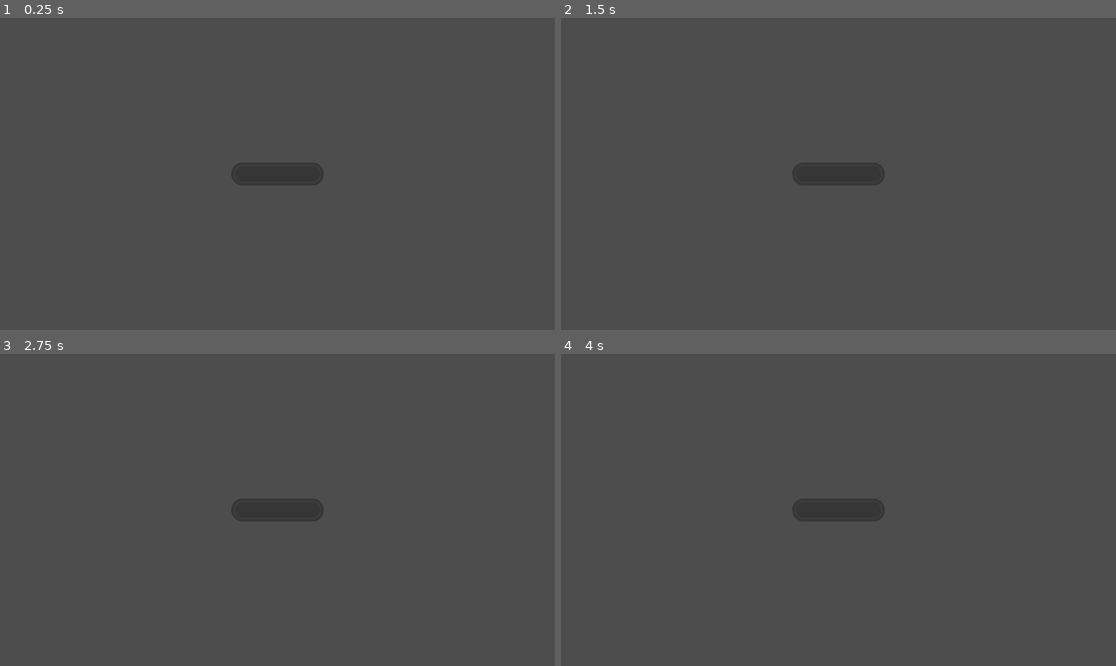
Above: before the commit, frames 1-4 (two rows, left to right).
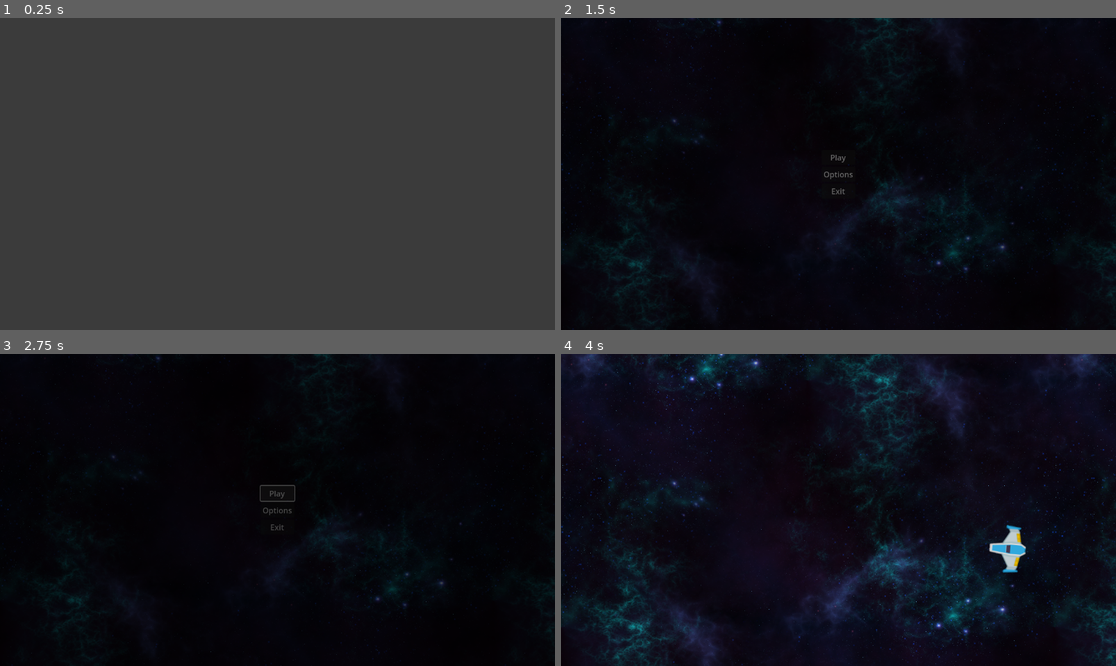
Above: after the commit, the same moments.

Repository: DavideZenobi/space-shooter-v2
Game: Godot game, scene res://levels/starter/starter.tscn
Two runs of this game, one before a commit and one after it. Both use one fixed random seed, a clock stepped at 60 frames per second and the inputs below. Before the commit the project starts from res://starter/starter.tscn.
Inputs (mouse positions are in pixels of both pictures, inside the frame that each line leads up to):
- Up to frame 1 (0.25 s): no input
- Up to frame 2 (1.5 s): tap Enter (ui_accept) at 0.5, 0.6, 0.77, 1.07 s; move the mouse to (960, 158) at 0.52 s; hold Right (ui_right) 0.53-1.25 s; click (838, 174) at 1.25 s, where only the run after the commit has a clickable "Options"
- Up to frame 3 (2.75 s): click (277, 494) at 2 s, where only the run after the commit has a clickable "Play"
- Up to frame 4 (4 s): click (838, 494) at 2.75 s, where only the run after the commit has a clickable "Play"; move the mouse to (727, 525) at 3.52 s; hold Right (ui_right) from 3.53 s (still down); tap Enter (ui_accept) at 3.6, 3.77 s

The runs differ from the first frame. In frame 2, 100% of the frame differs, in the area x 0-100%, y 0-100%; in frame 3, 100%; in frame 4, 100%.

Commit message:
big update, transfering from v1

Diff:
--- /dev/null
+++ b/common/backgrounds/background.tscn
@@ -0,0 +1,11 @@
+[gd_scene load_steps=2 format=3 uid="uid://32g37gejm625"]
+
+[ext_resource type="Texture2D" uid="uid://bfp5yaoutrpen" path="res://common/backgrounds/sprites/Blue_Nebula_01-1024x1024.png" id="1_saa0g"]
+
+[node name="Background" type="Parallax2D"]
+repeat_size = Vector2(1024, 0)
+autoscroll = Vector2(0, 120)
+
+[node name="Sprite2D" type="Sprite2D" parent="."]
+texture = ExtResource("1_saa0g")
+centered = false
--- /dev/null
+++ b/common/transition/transition_screen.gd
@@ -0,0 +1,22 @@
+extends CanvasLayer
+
+signal fade_out_finished;
+signal fade_in_finished;
+
+@onready var color_rect: ColorRect = $ColorRect;
+@onready var animation_player: AnimationPlayer = $AnimationPlayer;
+
+func _ready() -> void:
+	color_rect.visible = false;
+
+func _on_animation_finished(animation_name: StringName) -> void:
+	if animation_name == "fade_in":
+		color_rect.visible = false;
+		emit_signal("fade_in_finished");
+	elif animation_name == "fade_out":
+		emit_signal("fade_out_finished");
+		animation_player.play("fade_in");
+
+func start_transition() -> void:
+	color_rect.visible = true;
+	animation_player.play("fade_out");
--- /dev/null
+++ b/common/transition/transition_screen.tscn
@@ -0,0 +1,74 @@
+[gd_scene load_steps=6 format=3 uid="uid://holbmoxp57xt"]
+
+[ext_resource type="Script" path="res://common/transition/transition_screen.gd" id="1_6ie2y"]
+
+[sub_resource type="Animation" id="Animation_o835f"]
+resource_name = "fade_out"
+tracks/0/type = "value"
+tracks/0/imported = false
+tracks/0/enabled = true
+tracks/0/path = NodePath("ColorRect:modulate")
+tracks/0/interp = 1
+tracks/0/loop_wrap = true
+tracks/0/keys = {
+"times": PackedFloat32Array(0, 1),
+"transitions": PackedFloat32Array(1, 1),
+"update": 0,
+"values": [Color(1, 1, 1, 0), Color(1, 1, 1, 1)]
+}
+
+[sub_resource type="Animation" id="Animation_tngbe"]
+length = 0.001
+tracks/0/type = "value"
+tracks/0/imported = false
+tracks/0/enabled = true
+tracks/0/path = NodePath("ColorRect:modulate")
+tracks/0/interp = 1
+tracks/0/loop_wrap = true
+tracks/0/keys = {
+"times": PackedFloat32Array(0),
+"transitions": PackedFloat32Array(1),
+"update": 0,
+"values": [Color(1, 1, 1, 0)]
+}
+
+[sub_resource type="Animation" id="Animation_hmvxo"]
+resource_name = "fade_in"
+tracks/0/type = "value"
+tracks/0/imported = false
+tracks/0/enabled = true
+tracks/0/path = NodePath("ColorRect:modulate")
+tracks/0/interp = 1
+tracks/0/loop_wrap = true
+tracks/0/keys = {
+"times": PackedFloat32Array(0, 1),
+"transitions": PackedFloat32Array(1, 1),
+"update": 0,
+"values": [Color(1, 1, 1, 1), Color(1, 1, 1, 0)]
+}
+
+[sub_resource type="AnimationLibrary" id="AnimationLibrary_x34kd"]
+_data = {
+"RESET": SubResource("Animation_tngbe"),
+"fade_in": SubResource("Animation_hmvxo"),
+"fade_out": SubResource("Animation_o835f")
+}
+
+[node name="TransitionScreen" type="CanvasLayer"]
+script = ExtResource("1_6ie2y")
+
+[node name="ColorRect" type="ColorRect" parent="."]
+modulate = Color(1, 1, 1, 0)
+anchors_preset = 15
+anchor_right = 1.0
+anchor_bottom = 1.0
+grow_horizontal = 2
+grow_vertical = 2
+color = Color(0, 0, 0, 1)
+
+[node name="AnimationPlayer" type="AnimationPlayer" parent="."]
+libraries = {
+"": SubResource("AnimationLibrary_x34kd")
+}
+
+[connection signal="animation_finished" from="AnimationPlayer" to="." method="_on_animation_finished"]
--- a/data/enums.gd
+++ b/data/enums.gd
@@ -4,7 +4,7 @@
 enum Entities {
 	PLAYER,
 	ENEMY,
-	NPC
+	BULLETS,
 }
 
 ## ---------------------##
@@ -12,6 +12,8 @@
 ## ---------------------##
 
 enum Levels {
+	STARTER,
+	HOME_MENU,
 	LEVEL_1,
 	LEVEL_2,
 	LEVEL_3,
--- a/data/scenes_database.gd
+++ b/data/scenes_database.gd
@@ -1,10 +1,19 @@
 class_name ScenesDatabase
 
-var player: String = "res://entities/player/player.tscn";
+static var levels: Dictionary = {
+	Enums.Levels.HOME_MENU: "res://levels/home_menu/home_menu.tscn",
+	Enums.Levels.LEVEL_1: "res://levels/level_1.tscn",
+}
 
-var enemies: Dictionary = {
-	Enums.Enemies.TRACKER: "",
-	Enums.Enemies.LIGHTWEIGHT: "",
-	Enums.Enemies.TANK: "",
-	Enums.Enemies.BOMBARDIER: "",
+static var player: String = "res://entities/player/player.tscn";
+
+static var player_bullets: Dictionary = {
+	Enums.PlayerBullets.BASIC: "res://entities/bullets/player/basic/basic.tscn",
 }
+
+static var enemies: Dictionary = {
+	Enums.Enemies.TRACKER: "res://entities/enemies/tracker/tracker.tscn",
+	Enums.Enemies.LIGHTWEIGHT: "res://entities/enemies/lightweight/lightweight.tscn",
+	Enums.Enemies.TANK: "res://entities/enemies/tank/tank.tscn",
+	Enums.Enemies.BOMBARDIER: "res://entities/enemies/bombardier/bombardier.tscn",
+}
--- /dev/null
+++ b/entities/bullets/bullet.gd
@@ -0,0 +1,18 @@
+class_name Bullet
+extends Node2D
+
+@export var damage: int = 10;
+@export var speed: int = 3000;
+
+var has_collided: bool = false;
+
+func _physics_process(delta: float) -> void:
+	position += Vector2.RIGHT.rotated(rotation) * speed * delta;
+
+func _on_area_entered(area: Area2D) -> void:
+	if has_collided:
+		return;
+
+
+func _on_screen_exited() -> void:
+	queue_free();
--- /dev/null
+++ b/entities/bullets/player/basic/basic.tscn
@@ -0,0 +1,26 @@
+[gd_scene load_steps=4 format=3 uid="uid://lm7psim6hc31"]
+
+[ext_resource type="Texture2D" uid="uid://ctcu82aejj2jh" path="res://entities/bullets/player/basic/sprites/basic_blue_01.png" id="1_4ebix"]
+[ext_resource type="Script" path="res://entities/bullets/bullet.gd" id="1_g6hc1"]
+
+[sub_resource type="RectangleShape2D" id="RectangleShape2D_2bb65"]
+size = Vector2(52, 8)
+
+[node name="Basic" type="Node2D"]
+script = ExtResource("1_g6hc1")
+
+[node name="Sprite2D" type="Sprite2D" parent="."]
+rotation = 1.5708
+texture = ExtResource("1_4ebix")
+
+[node name="Area2D" type="Area2D" parent="."]
+
+[node name="CollisionShape2D" type="CollisionShape2D" parent="Area2D"]
+position = Vector2(1, 0)
+shape = SubResource("RectangleShape2D_2bb65")
+
+[node name="VisibleOnScreenNotifier2D" type="VisibleOnScreenNotifier2D" parent="."]
+position = Vector2(1, 2.38419e-07)
+scale = Vector2(2.6, 0.4)
+
+[connection signal="screen_exited" from="VisibleOnScreenNotifier2D" to="." method="_on_screen_exited"]
--- /dev/null
+++ b/entities/enemies/bombardier/bombardier.tscn
@@ -0,0 +1,3 @@
+[gd_scene format=3 uid="uid://blmylfxh2ahwd"]
+
+[node name="Bombardier" type="Node2D"]
--- /dev/null
+++ b/entities/enemies/lightweight/lightweight.tscn
@@ -0,0 +1,3 @@
+[gd_scene format=3 uid="uid://ds6ad6qtg3jw5"]
+
+[node name="Lightweight" type="Node2D"]
--- /dev/null
+++ b/entities/enemies/tank/tank.tscn
@@ -0,0 +1,3 @@
+[gd_scene format=3 uid="uid://dcd04smbhd1hu"]
+
+[node name="Tank" type="Node2D"]
--- a/entities/enemies/test1.tscn
+++ /dev/null
@@ -1,3 +0,0 @@
-[gd_scene format=3 uid="uid://canbvk0uposn0"]
-
-[node name="Test1" type="CharacterBody2D"]
--- a/entities/enemies/test2.tscn
+++ /dev/null
@@ -1,3 +0,0 @@
-[gd_scene format=3 uid="uid://b6xlpi4dgjvk3"]
-
-[node name="Test2" type="CharacterBody2D"]
--- /dev/null
+++ b/entities/enemies/tracker/tracker.tscn
@@ -0,0 +1,5 @@
+[gd_scene format=3 uid="uid://d4nslq5eekaqf"]
+
+[node name="Tracker" type="Node2D"]
+
+[node name="Sprite2D" type="Sprite2D" parent="."]
--- a/entities/player/player.gd
+++ /dev/null
@@ -1,25 +0,0 @@
-extends CharacterBody2D
-
-
-const SPEED = 300.0
-const JUMP_VELOCITY = -400.0
-
-
-func _physics_process(delta):
-	# Add the gravity.
-	if not is_on_floor():
-		velocity += get_gravity() * delta
-
-	# Handle jump.
-	if Input.is_action_just_pressed("ui_accept") and is_on_floor():
-		velocity.y = JUMP_VELOCITY
-
-	# Get the input direction and handle the movement/deceleration.
-	# As good practice, you should replace UI actions with custom gameplay actions.
-	var direction = Input.get_axis("ui_left", "ui_right")
-	if direction:
-		velocity.x = direction * SPEED
-	else:
-		velocity.x = move_toward(velocity.x, 0, SPEED)
-
-	move_and_slide()
--- a/entities/player/player.tscn
+++ b/entities/player/player.tscn
@@ -1,14 +1,50 @@
-[gd_scene load_steps=2 format=3 uid="uid://d2ykcsrmeno5t"]
+[gd_scene load_steps=7 format=3 uid="uid://d2ykcsrmeno5t"]
 
-[ext_resource type="Script" path="res://entities/player/player.gd" id="1_rwrbl"]
+[ext_resource type="Script" path="res://entities/player/scripts/player.gd" id="1_rwrbl"]
+[ext_resource type="Texture2D" uid="uid://byyy3e3hs6ygu" path="res://entities/player/sprites/playerShip1_blue.png" id="2_6ycr7"]
+[ext_resource type="Script" path="res://entities/player/scripts/style_controller.gd" id="3_tw6pg"]
+[ext_resource type="Script" path="res://entities/player/scripts/bullet_manager.gd" id="4_xhs2e"]
+
+[sub_resource type="CapsuleShape2D" id="CapsuleShape2D_8kmbh"]
+radius = 37.0
+height = 90.0
+
+[sub_resource type="CapsuleShape2D" id="CapsuleShape2D_ax0qx"]
+radius = 37.0
+height = 90.0
 
 [node name="Player" type="CharacterBody2D"]
+collision_mask = 12
 script = ExtResource("1_rwrbl")
 
 [node name="Sprite2D" type="Sprite2D" parent="."]
+rotation = 1.5708
+texture = ExtResource("2_6ycr7")
+script = ExtResource("3_tw6pg")
+
+[node name="BlinkInterval" type="Timer" parent="Sprite2D"]
+wait_time = 0.1
+
+[node name="BlinkDuration" type="Timer" parent="Sprite2D"]
+one_shot = true
 
 [node name="CollisionShape2D" type="CollisionShape2D" parent="."]
+shape = SubResource("CapsuleShape2D_8kmbh")
 
-[node name="Area2D" type="Area2D" parent="."]
+[node name="Hitbox" type="Area2D" parent="."]
 
-[node name="CollisionShape2D" type="CollisionShape2D" parent="Area2D"]
+[node name="CollisionShape2D" type="CollisionShape2D" parent="Hitbox"]
+shape = SubResource("CapsuleShape2D_ax0qx")
+
+[node name="BulletManager" type="Marker2D" parent="."]
+position = Vector2(38, 0)
+script = ExtResource("4_xhs2e")
+
+[node name="ReloadCooldown" type="Timer" parent="."]
+one_shot = true
+
+[node name="Reload" type="Timer" parent="."]
+wait_time = 0.05
+
+[connection signal="timeout" from="Sprite2D/BlinkInterval" to="Sprite2D" method="_alternate_blink_effect"]
+[connection signal="timeout" from="Sprite2D/BlinkDuration" to="Sprite2D" method="_stop_blink_effect"]
--- /dev/null
+++ b/entities/player/scripts/bullet_manager.gd
@@ -0,0 +1,8 @@
+extends Marker2D
+
+func spawn_bullet(bullet_type: Enums.PlayerBullets, player_position: Vector2, player_rotation: float) -> void:
+	var bullet_scene = ScenesManager.get_player_bullet_scene(bullet_type);
+	var bullet_instance = bullet_scene.instantiate();
+	get_tree().root.add_child(bullet_instance);
+	bullet_instance.global_position = player_position;
+	bullet_instance.rotation = player_rotation;
--- /dev/null
+++ b/entities/player/scripts/player.gd
@@ -0,0 +1,45 @@
+class_name Player
+extends CharacterBody2D
+
+signal ammo_changed;
+
+@export var max_health: int = 100;
+@export var speed: int = 800;
+@export var current_bullet: Enums.PlayerBullets;
+@export var fire_rate: float = 0.08;
+@export var max_ammo: int = 30;
+
+var time_since_last_shoot: float = 0.0;
+var current_ammo: int;
+
+@onready var bullet_manager: Marker2D = $BulletManager;
+@onready var reload_cooldown: Timer = $ReloadCooldown;
+@onready var reload: Timer = $Reload;
+
+func _physics_process(delta):
+	var mouse_position = get_global_mouse_position();
+	look_at(mouse_position);
+
+	var new_direction = get_movement_input();
+	velocity = Vector2(new_direction.x * speed, new_direction.y * speed);
+	move_and_slide();
+
+	#position.x = clamp(position.x, 0 + 50, screen_size.x - 50);
+	#position.y = clamp(position.y, 0 + 50, screen_size.y - 50);
+
+func shoot():
+	bullet_manager.spawn_bullet(current_bullet, position, rotation);
+
+func get_movement_input() -> Vector2:
+	var direction = Vector2.ZERO;
+	if Input.is_action_pressed("move_left"):
+		direction.x -= 1;
+	if Input.is_action_pressed("move_right"):
+		direction.x += 1;
+	if Input.is_action_pressed("move_up"):
+		direction.y -= 1;
+	if Input.is_action_pressed("move_down"):
+		direction.y += 1;
+
+	direction = direction.normalized();
+	return direction;
--- /dev/null
+++ b/entities/player/scripts/style_controller.gd
@@ -0,0 +1,26 @@
+extends Sprite2D
+
+@onready var blink_interval: Timer = $BlinkInterval;
+@onready var blink_duration: Timer = $BlinkDuration;
+
+func _on_taken_damage():
+	print("hey")
+	blink_duration.start();
+	blink_interval.start();
+	modulate = Color.INDIAN_RED;
+
+func _on_healing_taken():
+
+	pass;
+
+func _stop_blink_effect():
+	blink_duration.stop();
+	blink_interval.stop();
+	modulate = Color(1, 1, 1, 1);
+
+func _alternate_blink_effect():
+
+	if modulate.a == 1:
+		modulate.a = 0.2;
+	else:
+		modulate.a = 1;
--- /dev/null
+++ b/levels/home_menu/home_menu.gd
@@ -0,0 +1,15 @@
+extends Control
+
+func _ready():
+	Logger.print_log("Home menu ready");
+
+func _on_play_pressed():
+	ScenesManager.change_scene(Enums.Levels.LEVEL_1);
+
+
+func _on_options_pressed():
+	pass # Replace with function body.
+
+
+func _on_exit_pressed():
+	get_tree().quit();
--- /dev/null
+++ b/levels/home_menu/home_menu.tscn
@@ -0,0 +1,51 @@
+[gd_scene load_steps=3 format=3 uid="uid://cdbgn7p6dofta"]
+
+[ext_resource type="Script" path="res://levels/home_menu/home_menu.gd" id="1_glvye"]
+[ext_resource type="PackedScene" uid="uid://32g37gejm625" path="res://common/backgrounds/background.tscn" id="2_wt7yw"]
+
+[node name="HomeMenu" type="Control"]
+layout_mode = 3
+anchors_preset = 15
+anchor_right = 1.0
+anchor_bottom = 1.0
+grow_horizontal = 2
+grow_vertical = 2
+script = ExtResource("1_glvye")
+
+[node name="Background" parent="." instance=ExtResource("2_wt7yw")]
+
+[node name="MarginContainer" type="MarginContainer" parent="."]
+layout_mode = 1
+anchors_preset = 8
+anchor_left = 0.5
+anchor_top = 0.5
+anchor_right = 0.5
+anchor_bottom = 0.5
+offset_left = -35.0
+offset_top = -50.5
+offset_right = 35.0
+offset_bottom = 50.5
+grow_horizontal = 2
+grow_vertical = 2
+
+[node name="VBoxContainer" type="VBoxContainer" parent="MarginContainer"]
+layout_mode = 2
+
+[node name="Play" type="Button" parent="MarginContainer/VBoxContainer"]
+layout_mode = 2
+text = "Play
+"
+
+[node name="Options" type="Button" parent="MarginContainer/VBoxContainer"]
+layout_mode = 2
+text = "Options
+"
+
+[node name="Exit" type="Button" parent="MarginContainer/VBoxContainer"]
+layout_mode = 2
+text = "Exit
+"
+
+[connection signal="pressed" from="MarginContainer/VBoxContainer/Play" to="." method="_on_play_pressed"]
+[connection signal="pressed" from="MarginContainer/VBoxContainer/Options" to="." method="_on_options_pressed"]
+[connection signal="pressed" from="MarginContainer/VBoxContainer/Exit" to="." method="_on_exit_pressed"]
--- /dev/null
+++ b/levels/level_1.tscn
@@ -0,0 +1,15 @@
+[gd_scene load_steps=4 format=3 uid="uid://idt38r7kcqqf"]
+
+[ext_resource type="Script" path="res://levels/level_controller.gd" id="1_toj7u"]
+[ext_resource type="PackedScene" uid="uid://32g37gejm625" path="res://common/backgrounds/background.tscn" id="2_esu25"]
+[ext_resource type="PackedScene" uid="uid://d2ykcsrmeno5t" path="res://entities/player/player.tscn" id="3_nyktk"]
+
+[node name="Level1" type="Node"]
+script = ExtResource("1_toj7u")
+
+[node name="Background" parent="." instance=ExtResource("2_esu25")]
+repeat_size = Vector2(1024, 1024)
+autoscroll = Vector2(0, 60)
+
+[node name="Player" parent="." instance=ExtResource("3_nyktk")]
+position = Vector2(567, 405)
--- /dev/null
+++ b/levels/level_controller.gd
@@ -0,0 +1,5 @@
+extends Node
+
+
+func _ready():
+	Logger.print_log("Level 1 started");
--- /dev/null
+++ b/levels/starter/starter.gd
@@ -0,0 +1,11 @@
+extends Node
+
+func _ready():
+	Logger.print_log("Starter scene started");
+
+	ScenesManager.connect("scene_loading_finished", Callable(self, "_on_scene_loading_finished"));
+	ScenesManager.preload_scenes();
+
+func _on_scene_loading_finished():
+	Logger.print_log("All scenes loaded!");
+	ScenesManager.change_scene(Enums.Levels.HOME_MENU);
--- /dev/null
+++ b/levels/starter/starter.tscn
@@ -0,0 +1,6 @@
+[gd_scene load_steps=2 format=3 uid="uid://coe3hydqtn8b"]
+
+[ext_resource type="Script" path="res://levels/starter/starter.gd" id="1_y5bmj"]
+
+[node name="Starter" type="Node"]
+script = ExtResource("1_y5bmj")
--- a/project.godot
+++ b/project.godot
@@ -11,7 +11,7 @@
 [application]
 
 config/name="Space Shooter V2"
-run/main_scene="res://starter/starter.tscn"
+run/main_scene="res://levels/starter/starter.tscn"
 config/features=PackedStringArray("4.3", "Forward Plus")
 config/icon="res://icon.svg"
 
@@ -19,3 +19,49 @@
 
 ScenesManager="*res://singletons/scenes_manager.gd"
 AudioManager="*res://singletons/audio_manager.gd"
+TransitionScreen="*res://common/transition/transition_screen.tscn"
+Config="*res://singletons/config.gd"
+
+[input]
+
+move_left={
+"deadzone": 0.5,
+"events": [Object(InputEventKey,"resource_local_to_scene":false,"resource_name":"","device":-1,"window_id":0,"alt_pressed":false,"shift_pressed":false,"ctrl_pressed":false,"meta_pressed":false,"pressed":false,"keycode":0,"physical_keycode":65,"key_label":0,"unicode":97,"location":0,"echo":false,"script":null)
+, Object(InputEventKey,"resource_local_to_scene":false,"resource_name":"","device":-1,"window_id":0,"alt_pressed":false,"shift_pressed":false,"ctrl_pressed":false,"meta_pressed":false,"pressed":false,"keycode":0,"physical_keycode":4194319,"key_label":0,"unicode":0,"location":0,"echo":false,"script":null)
+]
+}
+move_right={
+"deadzone": 0.5,
+"events": [Object(InputEventKey,"resource_local_to_scene":false,"resource_name":"","device":-1,"window_id":0,"alt_pressed":false,"shift_pressed":false,"ctrl_pressed":false,"meta_pressed":false,"pressed":false,"keycode":0,"physical_keycode":68,"key_label":0,"unicode":100,"location":0,"echo":false,"script":null)
+, Object(InputEventKey,"resource_local_to_scene":false,"resource_name":"","device":-1,"window_id":0,"alt_pressed":false,"shift_pressed":false,"ctrl_pressed":false,"meta_pressed":false,"pressed":false,"keycode":0,"physical_keycode":4194321,"key_label":0,"unicode":0,"location":0,"echo":false,"script":null)
+]
+}
+move_up={
+"deadzone": 0.5,
+"events": [Object(InputEventKey,"resource_local_to_scene":false,"resource_name":"","device":-1,"window_id":0,"alt_pressed":false,"shift_pressed":false,"ctrl_pressed":false,"meta_pressed":false,"pressed":false,"keycode":0,"physical_keycode":87,"key_label":0,"unicode":119,"location":0,"echo":false,"script":null)
+, Object(InputEventKey,"resource_local_to_scene":false,"resource_name":"","device":-1,"window_id":0,"alt_pressed":false,"shift_pressed":false,"ctrl_pressed":false,"meta_pressed":false,"pressed":false,"keycode":0,"physical_keycode":4194320,"key_label":0,"unicode":0,"location":0,"echo":false,"script":null)
+]
+}
+move_down={
+"deadzone": 0.5,
+"events": [Object(InputEventKey,"resource_local_to_scene":false,"resource_name":"","device":-1,"window_id":0,"alt_pressed":false,"shift_pressed":false,"ctrl_pressed":false,"meta_pressed":false,"pressed":false,"keycode":0,"physical_keycode":83,"key_label":0,"unicode":115,"location":0,"echo":false,"script":null)
+, Object(InputEventKey,"resource_local_to_scene":false,"resource_name":"","device":-1,"window_id":0,"alt_pressed":false,"shift_pressed":false,"ctrl_pressed":false,"meta_pressed":false,"pressed":false,"keycode":0,"physical_keycode":4194322,"key_label":0,"unicode":0,"location":0,"echo":false,"script":null)
+]
+}
+shoot={
+"deadzone": 0.5,
+"events": [Object(InputEventKey,"resource_local_to_scene":false,"resource_name":"","device":-1,"window_id":0,"alt_pressed":false,"shift_pressed":false,"ctrl_pressed":false,"meta_pressed":false,"pressed":false,"keycode":0,"physical_keycode":32,"key_label":0,"unicode":32,"location":0,"echo":false,"script":null)
+]
+}
+dash={
+"deadzone": 0.5,
+"events": [Object(InputEventKey,"resource_local_to_scene":false,"resource_name":"","device":-1,"window_id":0,"alt_pressed":false,"shift_pressed":false,"ctrl_pressed":false,"meta_pressed":false,"pressed":false,"keycode":0,"physical_keycode":4194325,"key_label":0,"unicode":0,"location":0,"echo":false,"script":null)
+]
+}
+
+[layer_names]
+
+2d_physics/layer_1="player"
+2d_physics/layer_2="player_bullets"
+2d_physics/layer_3="enemies"
+2d_physics/layer_4="enemies_bullets"
--- /dev/null
+++ b/singletons/config.gd
@@ -0,0 +1,7 @@
+extends Node
+
+var screen_size: Vector2;
+
+func _ready():
+	## screen_size = get_viewport_rect().size();
+	pass;
--- a/singletons/scenes_manager.gd
+++ b/singletons/scenes_manager.gd
@@ -1,22 +1,52 @@
 extends Node
 
-var scenes_to_load: Array = [
-	"res://entities/player/player.tscn",
-	"res://entities/enemies/test1.tscn",
-	"res://entities/enemies/test.tscn",
-];
-var total_scenes: int = scenes_to_load.size();
-var loaded_scenes: int = 0;
+signal scene_loading_finished;
 
-func _ready():
+## Packed Scenes
+var levels_scenes: Dictionary;
+var player_scene: PackedScene;
+var player_bullets_scenes: Dictionary;
+var enemies_scenes: Dictionary;
+var enemies_bullets_scenes: Dictionary;
+
+var previous_scene: Enums.Levels;
+var current_scene: Enums.Levels;
+
+func _ready() -> void:
 	Logger.print_log("Scenes manager ready");
+	previous_scene = Enums.Levels.STARTER;
 
 
-func preload_scenes():
-	for scene in scenes_to_load:
-		pass;
+## GETTERS
+func get_player_bullet_scene(player_bullet_type: Enums.PlayerBullets) -> PackedScene:
+	return player_bullets_scenes[player_bullet_type];
+
+func preload_scenes() -> void:
+	Logger.print_log("Loading scenes...");
+
+	## Levels scenes load
+	for level in ScenesDatabase.levels.keys():
+		levels_scenes[level] = load(ScenesDatabase.levels[level]);
+
+	## Player scene load
+	player_scene = load(ScenesDatabase.player);
+
+	## Player bullets scenes load
+	for player_bullet in ScenesDatabase.player_bullets.keys():
+		player_bullets_scenes[player_bullet] = load(ScenesDatabase.player_bullets[player_bullet]);
+
+	## Enemies scenes load
+	for enemy in ScenesDatabase.enemies.keys():
+		enemies_scenes[enemy] = load(ScenesDatabase.enemies[enemy])
+
+	scene_loading_finished.emit();
+
+
 
 ## Changes between scenes (home menu, level 1, level 2, death menu)
-func change_scene():
-
-	pass;
+func change_scene(new_scene: Enums.Levels) -> void:
+	TransitionScreen.start_transition();
+	await TransitionScreen.fade_out_finished;
+	get_tree().change_scene_to_packed(levels_scenes[new_scene]);
+	previous_scene = current_scene;
+	current_scene = new_scene;
--- a/starter/starter.gd
+++ /dev/null
@@ -1,15 +0,0 @@
-extends Node
-
-@onready var load_bar: TextureProgressBar = $LoadBar;
-
-var resource = ResourceLoader.load("res://entities/player/player.tscn");
-
-func _ready():
-	print(resource.resource_name);
-	Logger.print_log("Main scene started");
-
-	ScenesManager.preload_scenes();
-
-func update_load_bar():
-
-	pass;
--- a/starter/starter.tscn
+++ /dev/null
@@ -1,25 +0,0 @@
-[gd_scene load_steps=4 format=3 uid="uid://coe3hydqtn8b"]
-
-[ext_resource type="Script" path="res://starter/starter.gd" id="1_y5bmj"]
-[ext_resource type="Texture2D" uid="uid://cvg20phnmmh8k" path="res://starter/textures/bar_shadow_round_outline_large.png" id="2_uw2om"]
-[ext_resource type="Texture2D" uid="uid://rekxwkn43crf" path="res://starter/textures/bar_round_large.png" id="3_yoayh"]
-
-[node name="Starter" type="Node"]
-script = ExtResource("1_y5bmj")
-
-[node name="LoadBar" type="TextureProgressBar" parent="."]
-anchors_preset = 8
-anchor_left = 0.5
-anchor_top = 0.5
-anchor_right = 0.5
-anchor_bottom = 0.5
-offset_left = -20.0
-offset_top = -20.0
-offset_right = 20.0
-offset_bottom = 20.0
-grow_horizontal = 2
-grow_vertical = 2
-size_flags_horizontal = 4
-size_flags_vertical = 4
-texture_under = ExtResource("2_uw2om")
-texture_progress = ExtResource("3_yoayh")
Binary file added: common/backgrounds/sprites/Blue_Nebula_01-1024x1024.png
Not shown, added: common/backgrounds/sprites/Blue_Nebula_01-1024x1024.png.import
Binary file added: entities/bullets/player/basic/sprites/basic_blue_01.png
Not shown, added: entities/bullets/player/basic/sprites/basic_blue_01.png.import
Binary file added: entities/bullets/player/basic/sprites/impact_blue.png
Not shown, changed: entities/bullets/player/basic/sprites/impact_blue.png.import
Binary file added: entities/player/sprites/playerShip1_blue.png
Not shown, added: entities/player/sprites/playerShip1_blue.png.import
Renamed: starter/textures/bar_round_large.png -> levels/starter/textures/bar_round_large.png
Not shown, added: levels/starter/textures/bar_round_large.png.import
Renamed: starter/textures/bar_shadow_round_outline_large.png -> levels/starter/textures/bar_shadow_round_outline_large.png
Not shown, changed: levels/starter/textures/bar_shadow_round_outline_large.png.import
(and 1 more such lines)
